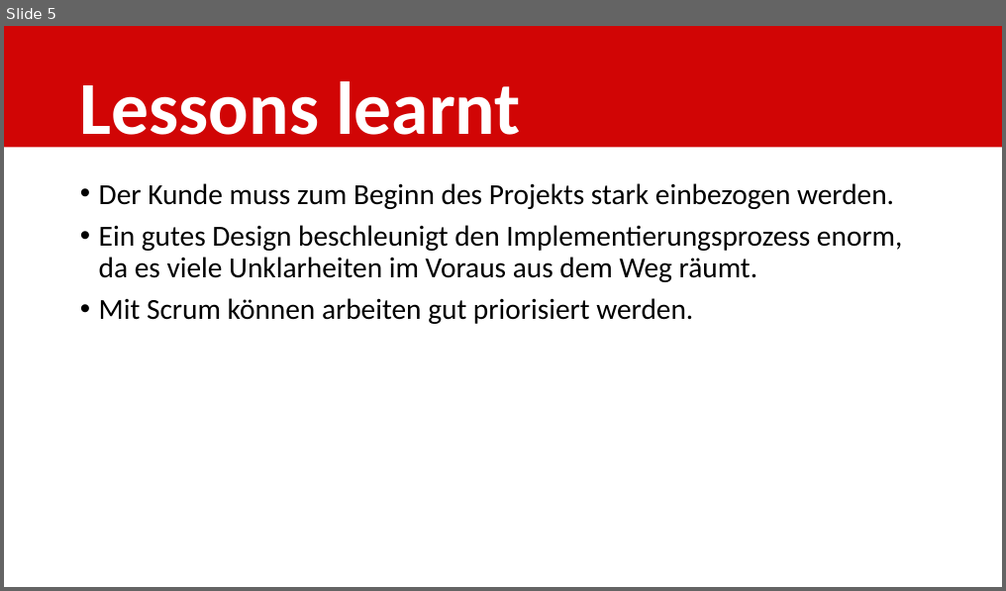
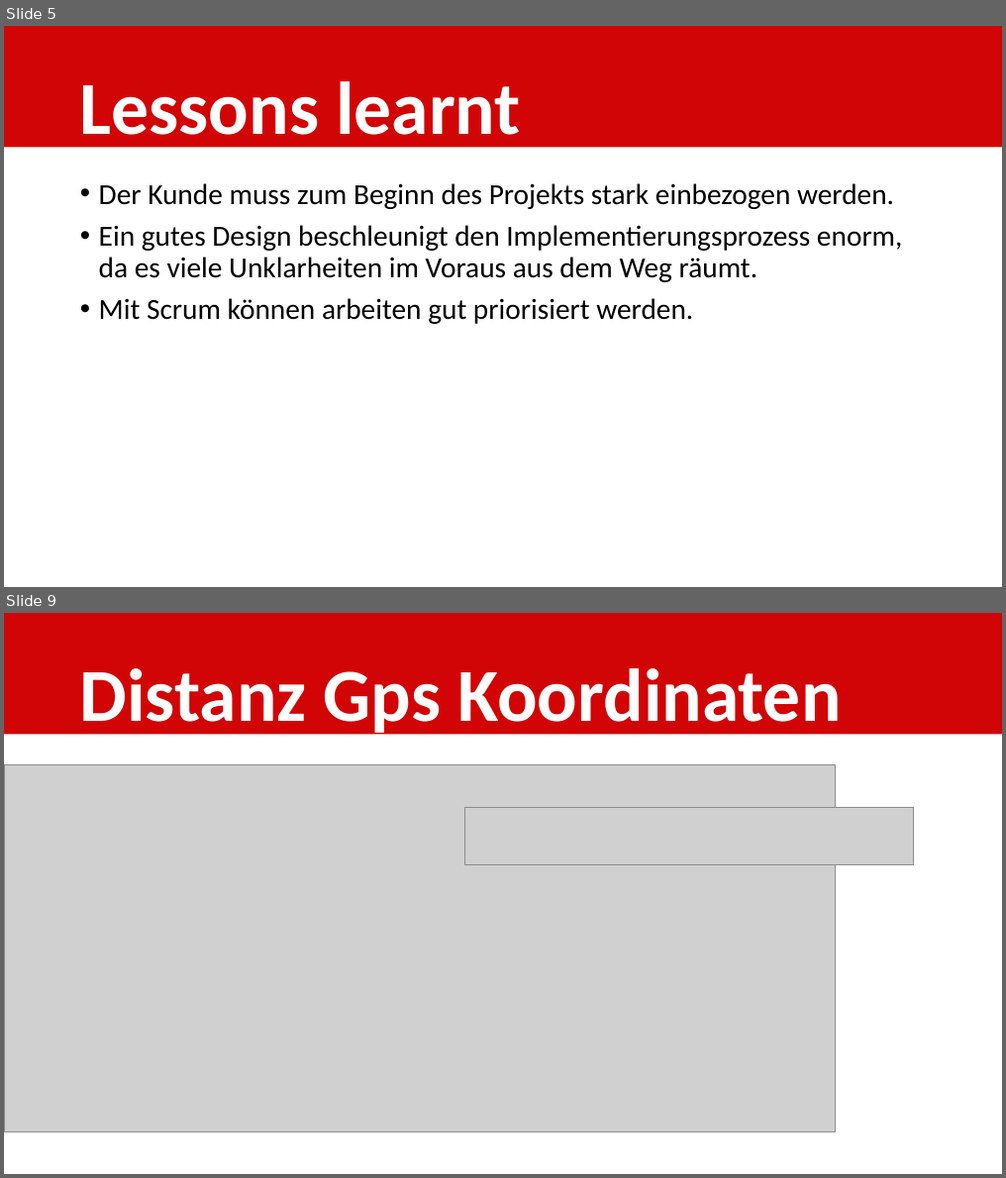
Before and after one commit to shylux/ch.bfh.bti7081.s2015.rot, a slide deck: doc/task14/Schlusspräsentation.pptx. Shown one above the other, each under a label of ours: slide 5 before the commit, slides 5 and 9 after it; the slides between them are not shown. The pictures are 1006x591 and 1006x1178 pixels, drawn with LibreOffice and Linux fonts; fonts in the diff are those of the drawing; grey boxes stand for pictures. Boxes give left, top, right and bottom in pixels: in the first picture for what was removed or moved away, otherwise in the second. Text is boxed around its words. In the diff, an @@ line names an element or a change of style, - is before the commit and + after.

```diff
--- a/doc/task14/Schlusspräsentation.pptx
+++ b/doc/task14/Schlusspräsentation.pptx
@@ slide 9 added at [4, 613, 1002, 1174], background #FFFFFF @@
@@ rectangle added at [4, 613, 1002, 735], fill #D10505 @@
@@ title added at [80, 668, 841, 738], 72 pt, text #FFFFFF, bold @@
+Distanz Gps Koordinaten
@@ picture added at [4, 764, 835, 1132] @@
@@ picture added at [464, 808, 914, 865] @@
```
Also in this commit, not shown: 1 slide changed, 4 other slides added, 2 other files.
